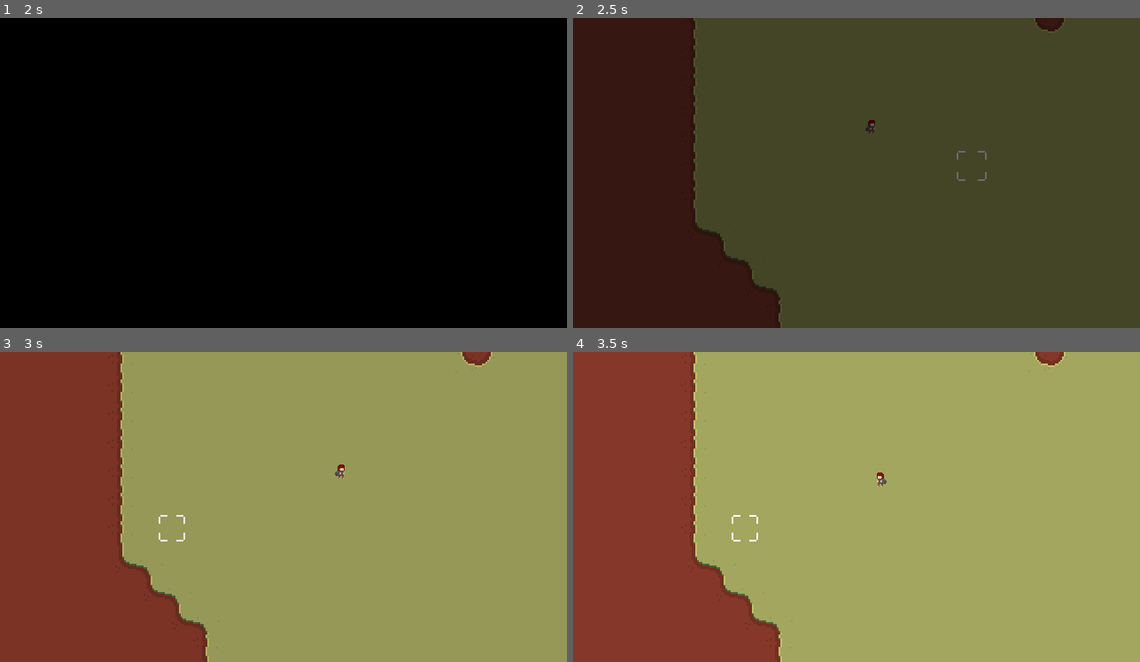
Above: before the commit, frames 1-4 (two rows, left to right).
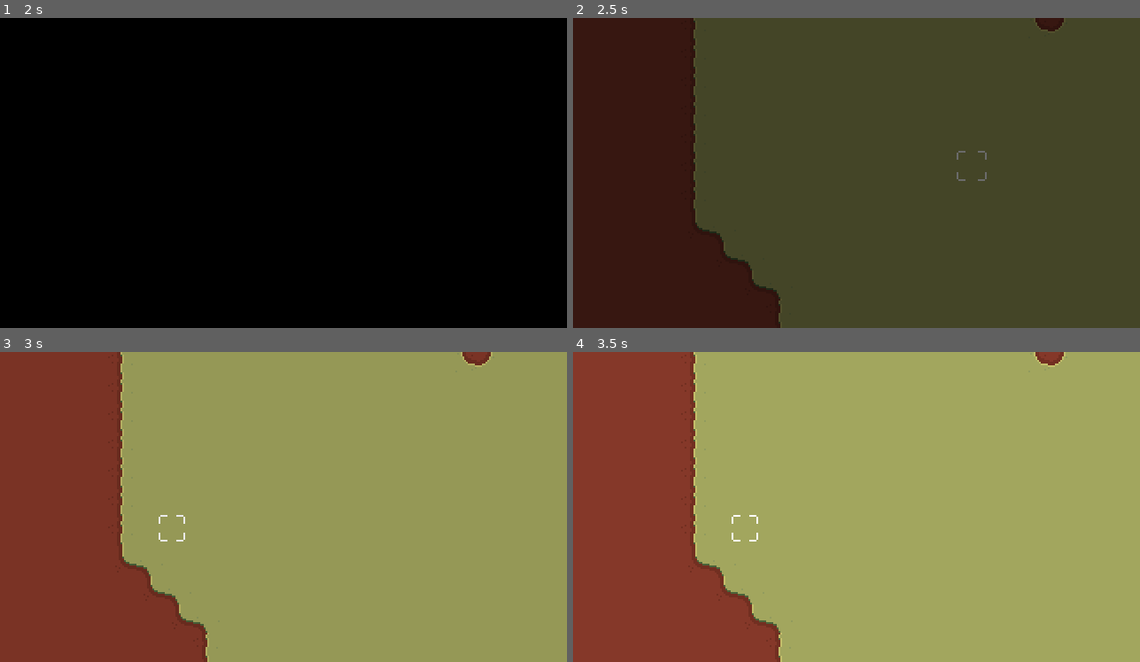
Above: after the commit, the same moments.

Repository: Resben/village-mayhem
Game: Godot game, scene res://scenes/ui/controller.tscn
Same seed, same stepped clock (60 frames per second), same inputs: the game is played once before the commit and once after it. The engine's default icon, where the game draws it, is replaced by a stand-in: a white triangle on a blue panel in a dark square.
Inputs (mouse positions are in pixels of both pictures, inside the frame that each line leads up to):
- Up to frame 1 (2 s): click "Start" at 0.5 s; click "Start" at 1.25 s
- Up to frame 2 (2.5 s): tap Enter at 2 s; move the mouse to (981, 157) at 2.02 s; click (981, 157) at 2.1 s
- Up to frame 3 (3 s): move the mouse to (170, 522) at 2.77 s; tap Middle mouse button (drag) at 2.85 s
- Up to frame 4 (3.5 s): click (743, 522) at 3.05 s

Frame 1 is identical in both runs. In frame 2, less than 0.1% of the frame differs, in the area x 51-54%, y 32-38%; in frame 3, less than 0.1%, in the area x 59-61%, y 36-41%; in frame 4, less than 0.1%.

Commit message:
[Feature] Hiding villagers

Diff:
--- a/scenes/ai/villager.gd
+++ b/scenes/ai/villager.gd
@@ -4,15 +4,40 @@
 @onready var nav = $NavigationAgent2D
 var direction
 var texture : Texture2D
+var house : House
+
+var in_house = false
+var is_returning = false
 
 func _ready():
 	$Sprite2D.texture = Global.get_random_villager()
+	if in_house:
+		visible = false
 
 func go_to(pos):
 	nav.target_position = pos
 
+func return_to_house():
+	nav.target_position = house.door_pos
+	is_returning = true
+
+func enter_house():
+	in_house = true
+	visible = false
+
+func exit_house(pos):
+	nav.target_position = pos
+	visible = true
+	in_house = false
+	is_returning = false
+
 func _physics_process(delta):
+	if in_house:
+		return
+
 	if nav.is_navigation_finished():
+		if is_returning && !in_house:
+			enter_house()
 		return
 
 	var next_path_position = nav.get_next_path_position()
--- a/scenes/ai/villager.tscn
+++ b/scenes/ai/villager.tscn
@@ -44,6 +44,7 @@
 [sub_resource type="RectangleShape2D" id="RectangleShape2D_habms"]
 
 [node name="Villager" type="CharacterBody2D"]
+collision_mask = 2
 script = ExtResource("1_o06ye")
 
 [node name="Sprite2D" type="Sprite2D" parent="."]
--- a/scenes/global.gd
+++ b/scenes/global.gd
@@ -1,4 +1,6 @@
 extends Node
+
+var cpu
 
 var villagers = [
 	preload("res://assets/temp/villager_1_sheet.png")
--- a/scenes/level/CPU.gd
+++ b/scenes/level/CPU.gd
@@ -6,7 +6,12 @@
 var villagers = []
 
 func _ready():
-	var test_villi = Global.villager.instantiate()
-	test_villi.global_position = Vector2(488, 304)
-	villagers.push_back(test_villi)
-	add_child(test_villi)
+	Global.cpu = self
+
+func add_villager(villager : Villager):
+	add_child(villager)
+	villagers.push_back(villager)
+
+func on_disaster():
+	for v in villagers:
+		v.return_to_house()
--- a/scenes/level/cursor.gd
+++ b/scenes/level/cursor.gd
@@ -13,5 +13,6 @@
 
 func _input(event):
 	if Input.is_action_just_pressed("left_mouse"):
-		#village_map.check_availablity(position) #testing availability
-		cpu.villagers[0].go_to(position)
+		village_map.check_availablity(position) #testing availability
+		#cpu.villagers[0].go_to(position)
+		#Global.cpu.on_disaster()
--- /dev/null
+++ b/scenes/level/house.gd
@@ -0,0 +1,28 @@
+extends Node2D
+class_name House
+
+var residents = []
+
+@onready var door_pos = $Door.global_position
+var villagers_left = 0
+
+func _ready():
+	var rand_villagers = randi_range(2, 5)
+	for i in rand_villagers:
+		var vill = Global.villager.instantiate()
+		vill.global_position = door_pos
+		vill.in_house = true
+		vill.house = self
+		Global.cpu.add_villager(vill)
+		residents.push_back(vill)
+	leave_house()
+
+func leave_house():
+	$LeaveHouse.start()
+	villagers_left = 0
+
+func _on_leave_house_timeout():
+	if villagers_left < residents.size():
+		residents[villagers_left].exit_house(Vector2(randi_range(40, 80), randi_range(40, 80)) + global_position)
+		$LeaveHouse.start()
+		villagers_left += 1
--- a/scenes/level/house.tscn
+++ b/scenes/level/house.tscn
@@ -1,9 +1,22 @@
-[gd_scene load_steps=2 format=3 uid="uid://dkm7f7jggkwyg"]
+[gd_scene load_steps=3 format=3 uid="uid://dkm7f7jggkwyg"]
 
+[ext_resource type="Script" path="res://scenes/level/house.gd" id="1_rwma6"]
 [ext_resource type="Texture2D" uid="uid://bauo0k8ih1wl3" path="res://assets/temp/house.png" id="1_tnlkl"]
 
 [node name="House" type="Node2D"]
+script = ExtResource("1_rwma6")
 
 [node name="Sprite2D" type="Sprite2D" parent="."]
 texture_filter = 1
 texture = ExtResource("1_tnlkl")
+
+[node name="Door" type="Node2D" parent="."]
+position = Vector2(14, 17)
+
+[node name="NavigationObstacle2D" type="NavigationObstacle2D" parent="."]
+vertices = PackedVector2Array(-30, 26, 4, 27, 4, 3, 22, 3, 22, 27, 30, 27, 30, -21, -3, -40, -33, -22, -32, 26)
+
+[node name="LeaveHouse" type="Timer" parent="."]
+one_shot = true
+
+[connection signal="timeout" from="LeaveHouse" to="." method="_on_leave_house_timeout"]
--- a/scenes/level/main.tscn
+++ b/scenes/level/main.tscn
@@ -50,6 +50,11 @@
 tile_set = ExtResource("1_i6dnq")
 format = 2
 
+[node name="CPU" type="Node2D" parent="."]
+script = ExtResource("9_lrpbx")
+
+[node name="ActionTimer" type="Timer" parent="CPU"]
+
 [node name="VillageTileMap" type="TileMap" parent="." node_paths=PackedStringArray("display_map")]
 tile_set = ExtResource("4_y4t7t")
 format = 2
@@ -74,11 +79,3 @@
 limit_bottom = 1500
 editor_draw_limits = true
 script = ExtResource("4_crpwy")
-
-[node name="CPU" type="Node2D" parent="."]
-script = ExtResource("9_lrpbx")
-
-[node name="ActionTimer" type="Timer" parent="CPU"]
-
-[node name="Node2D" type="Node2D" parent="."]
-position = Vector2(488, 304)
